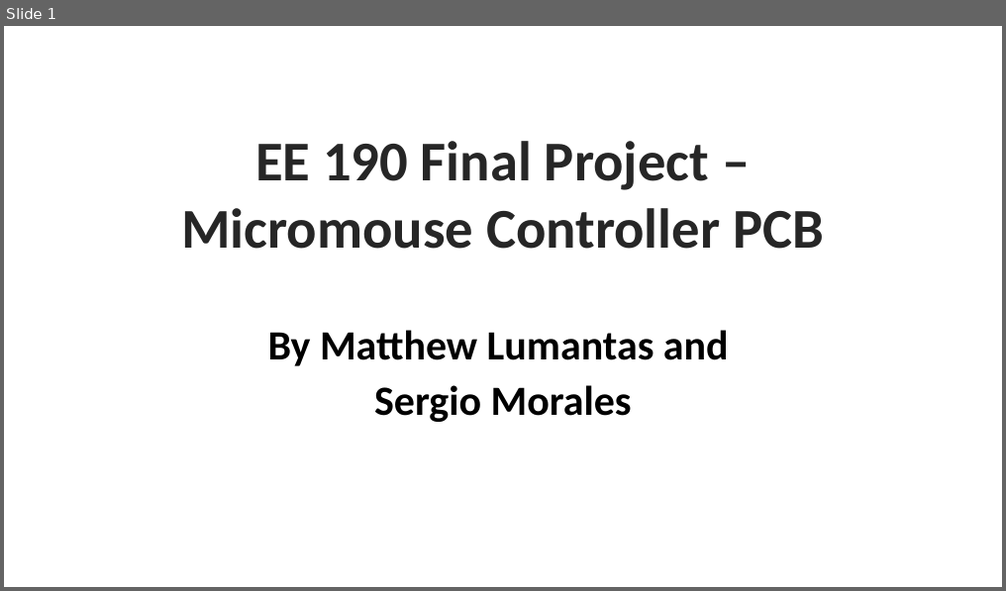
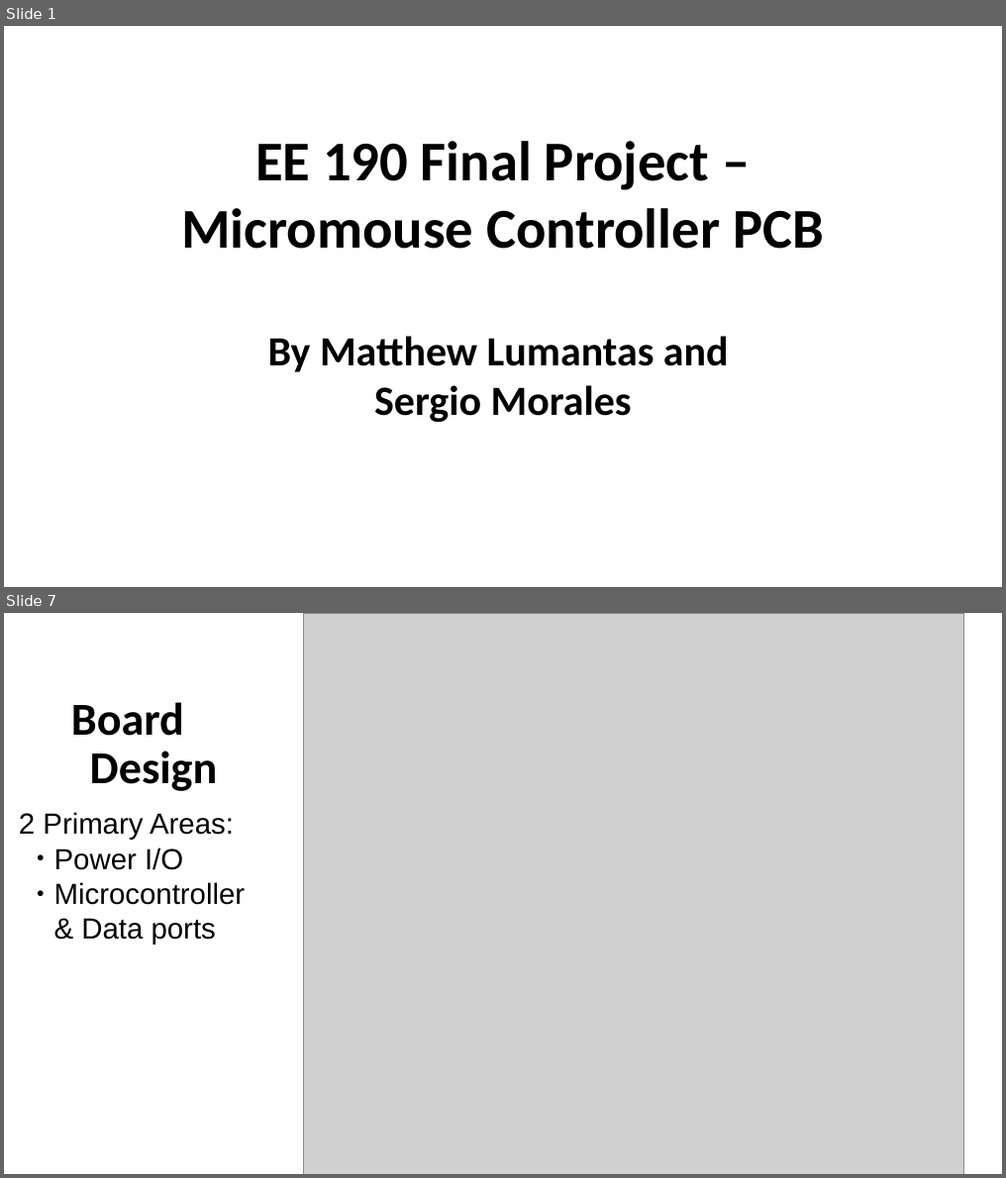
Before and after one commit to mattlumantas/ee190_final, a slide deck: Micromouse_Controller_Presentation.pptx. Shown one above the other, each under a label of ours: slide 1 before the commit, slides 1 and 7 after it; the slides between them are not shown. The pictures are 1006x591 and 1006x1178 pixels, drawn with LibreOffice and Linux fonts; fonts in the diff are those of the drawing; grey boxes stand for pictures; background and template pictures are left out. Boxes give left, top, right and bottom in pixels: in the first picture for what was removed or moved away, otherwise in the second. Text is boxed around its words. In the diff, an @@ line names an element or a change of style, - is before the commit and + after.

Commit message:
Version 1.0 of Micromouse controller 	Added capacitor values 	Arranged Labels 	Completed BoM and Presentation

```diff
--- a/Micromouse_Controller_Presentation.pptx
+++ b/Micromouse_Controller_Presentation.pptx
@@ slide 7 added at bbox=[4, 613, 1002, 1174], background #FFFFFF @@
@@ picture added at bbox=[303, 613, 964, 1174] @@
@@ text added at bbox=[71, 702, 218, 791], 44 pt, text #000000, bold @@
+Board
+Design
@@ text added at bbox=[19, 812, 246, 945], 28 pt, text #000000 @@
+2 Primary Areas:
+  ● Power I/O
+  ● Microcontroller & Data ports
@@ slide 1 changed as well @@
@@ text "EE 190 Final Project – ..." at bbox=[181, 141, 824, 249]: text colour #262626 to #000000, letter outline #FFFFFF 2.25 pt to none @@
@@ text "By Matthew Lumantas and" at bbox=[268, 336, 729, 422]: letter outline #FFFFFF 2.25 pt to none; line spacing 0.9 to 1; less space between paragraphs @@
```
Also in this commit, not shown: 2 other slides changed, 5 other slides added, 3 slides removed, 14 other files.
